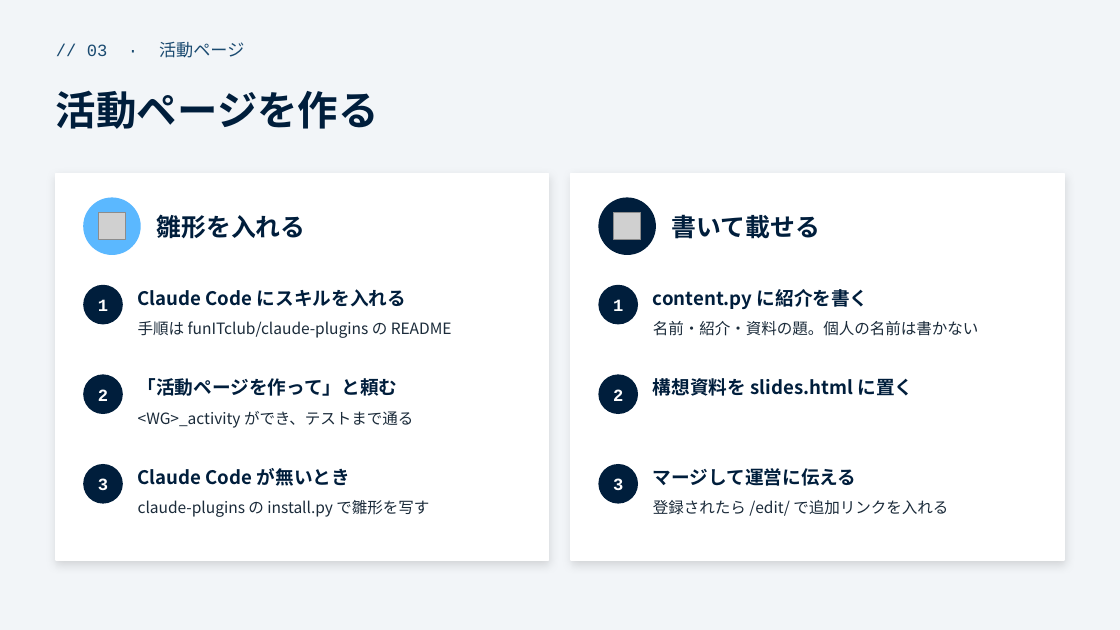
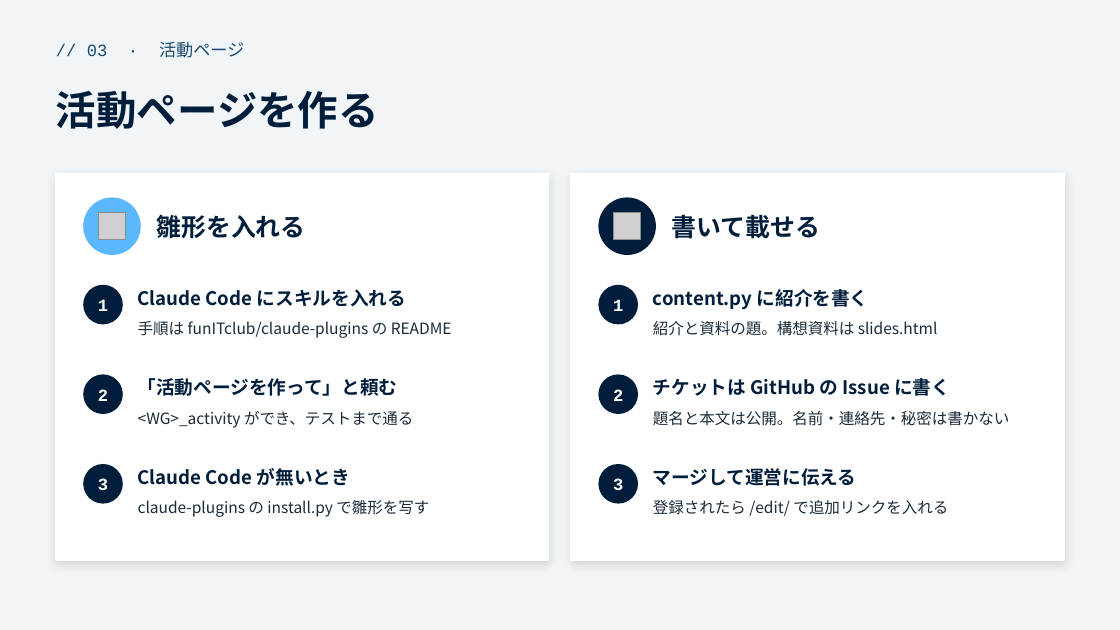
Before and after one commit to funITclub/homepage, a slide deck: slide 7 of static/guide/03_開発の進め方.pptx. Drawn at 1120x630 pixels with LibreOffice and Linux fonts; fonts in the diff are those of the drawing; grey boxes stand for pictures. Boxes give left, top, right and bottom in pixels: in the first picture for what was removed or moved away, otherwise in the second. Text is boxed around its words. In the diff, an @@ line names an element or a change of style, - is before the commit and + after.

```diff
--- a/static/guide/03_開発の進め方.pptx
+++ b/static/guide/03_開発の進め方.pptx
@@ text at (653, 321, 938, 336): text changed @@
-名前・紹介・資料の題。個人の名前は書かない
+紹介と資料の題。構想資料は slides.html
@@ text at (653, 378, 950, 396): text changed @@
-構想資料を slides.html に置く
+チケットは GitHub の Issue に書く
@@ text added at (653, 411, 1010, 426), 10 pt, text #1B2B3A @@
+題名と本文は公開。名前・連絡先・秘密は書かない
```
Also in this commit, not shown: 8 other files.
